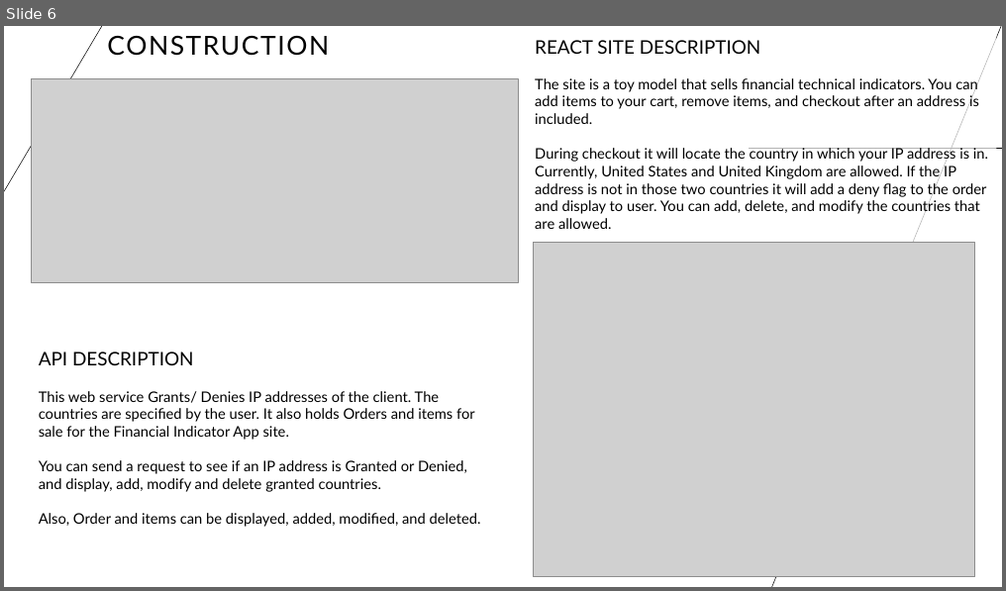
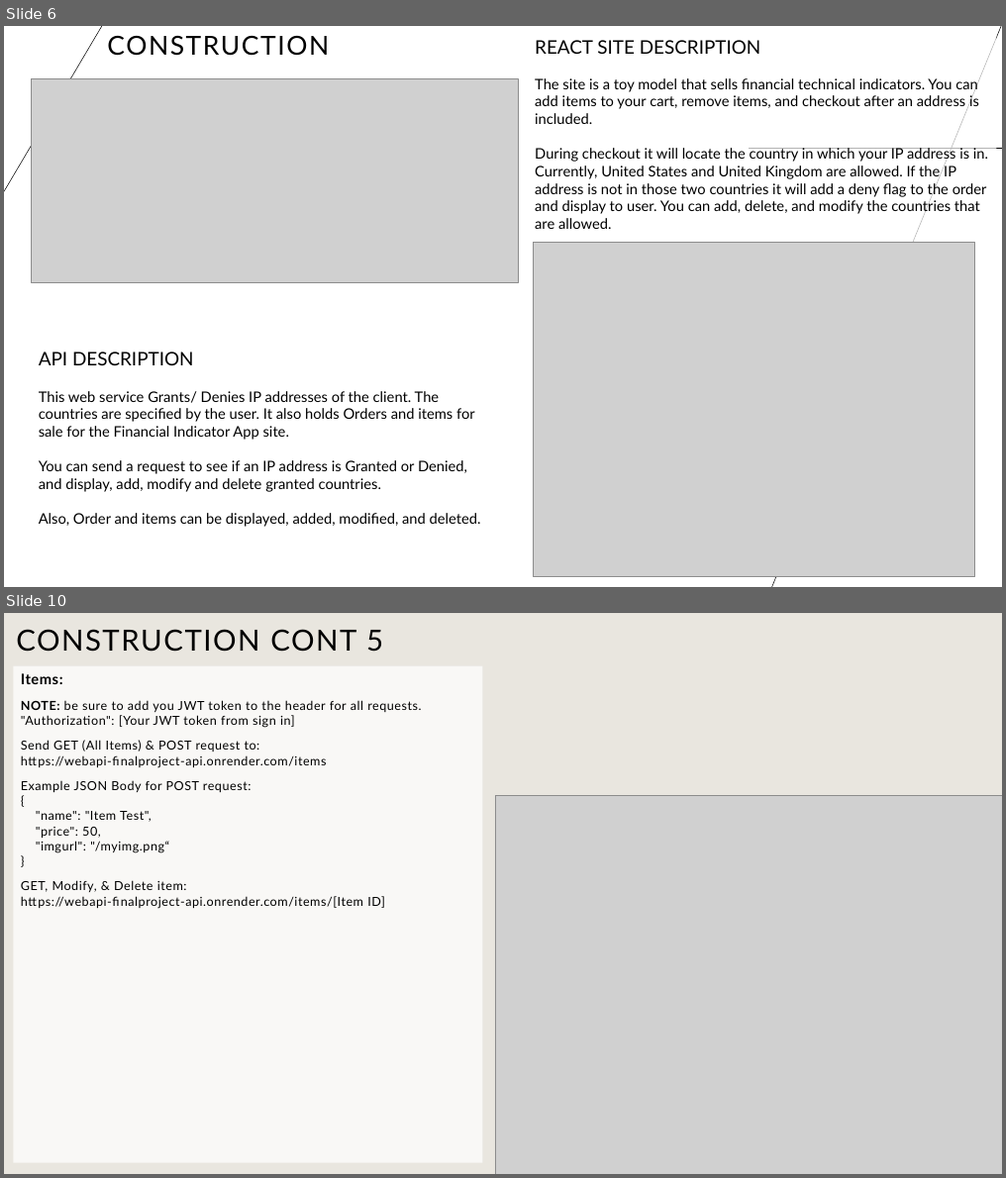
Before and after one commit to supracharger/WebAPI_FinalProject_REACT, a slide deck: Overview.pptx. Shown one above the other, each under a label of ours: slide 6 before the commit, slides 6 and 10 after it; the slides between them are not shown. The pictures are 1006x591 and 1006x1178 pixels, drawn with LibreOffice and Linux fonts; fonts in the diff are those of the drawing; grey boxes stand for pictures; background and template pictures are left out. Boxes give left, top, right and bottom in pixels: in the first picture for what was removed or moved away, otherwise in the second. Text is boxed around its words. In the diff, an @@ line names an element or a change of style, - is before the commit and + after.

```diff
--- a/Overview.pptx
+++ b/Overview.pptx
@@ slide 10 added at (4,613,1002,1174), background #E9E6DF @@
@@ title added at (16,629,383,652), 28 pt, text #000000 @@
+CONSTRUCTION CONT 5
@@ text added at (13,666,482,1163), fill #FFFFFF at 75% opacity, 12 pt, text #000000 @@
+Items:
+NOTE: be sure to add you JWT token to the header for all requests.
+"Authorization": [Your JWT token from sign in]
+Send GET (All Items) & POST request to:
+https://webapi-finalproject-api.onrender.com/items
+Example JSON Body for POST request:
+{
+"name": "Item Test",
+"price": 50,
+"imgurl": "/myimg.png“
+}
+GET, Modify, & Delete item:
+https://webapi-finalproject-api.onrender.com/items/[Item ID]
@@ picture added at (495,795,1002,1174) @@
```
Also in this commit, not shown: 5 other slides added, 13 slides removed, 4 other files.
